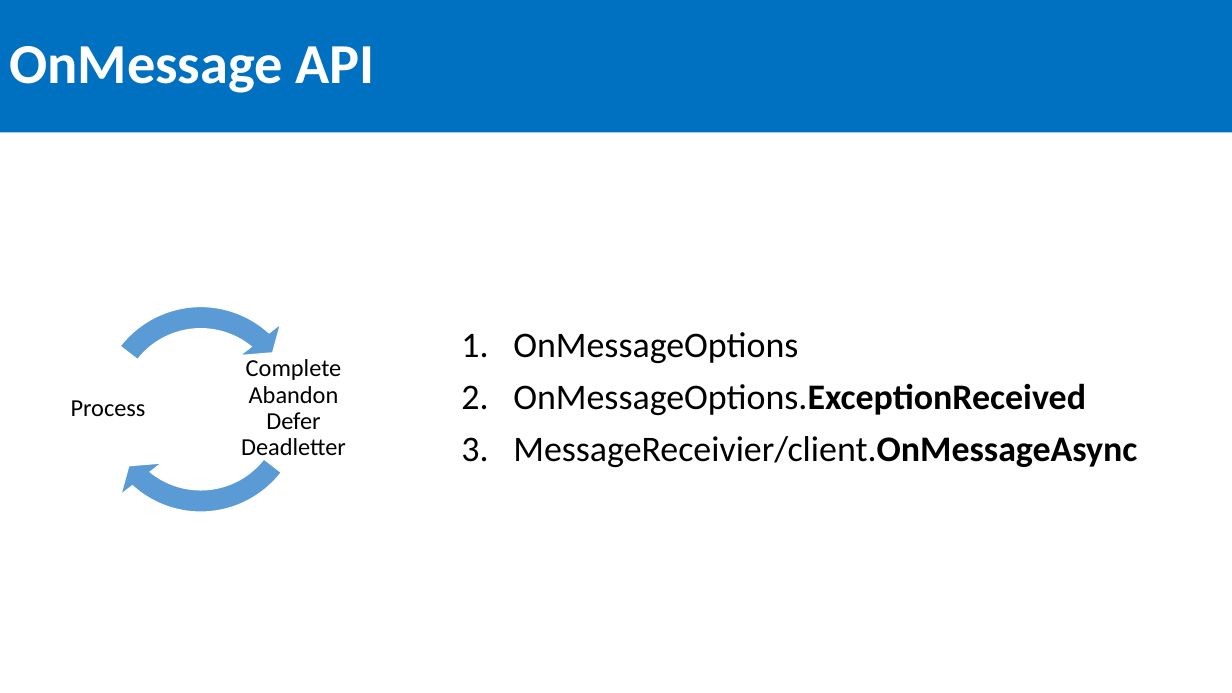
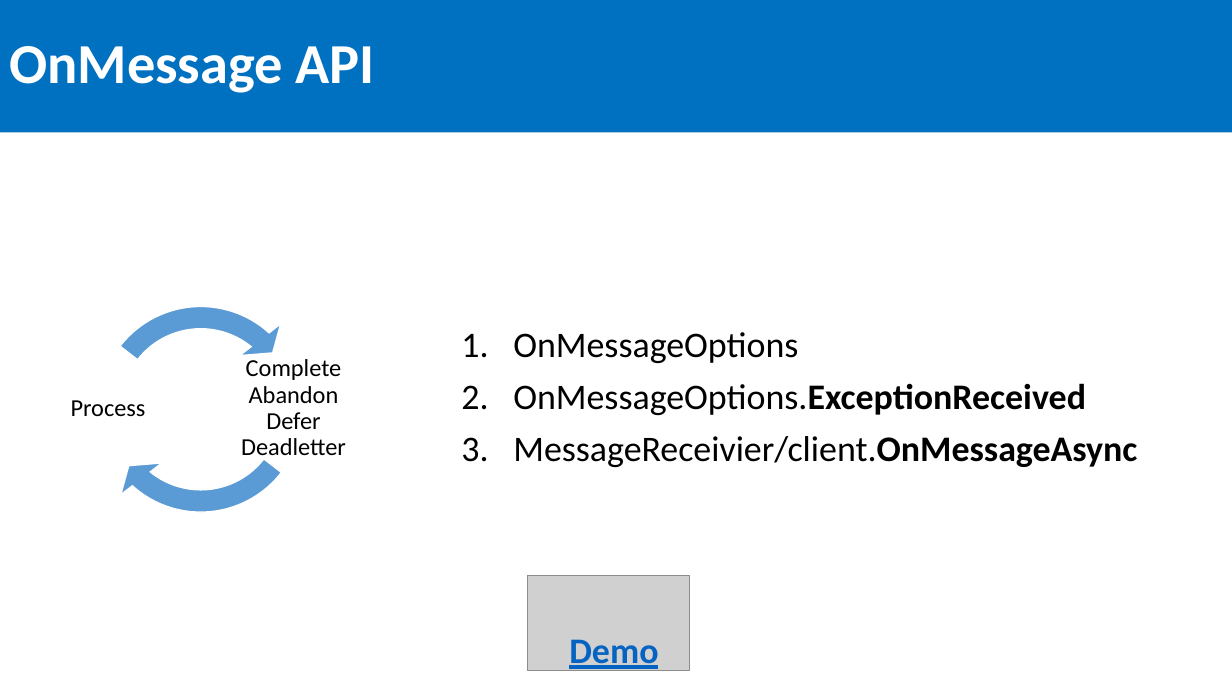
Before and after one commit to SeanFeldman/ASB-DotNet-YYC, a slide deck: slide 17 of Azure Service Bus Calgary .NET usergroup 2016-03-24.pptx (slide 19 before the commit). Drawn at 1232x693 pixels with LibreOffice and Linux fonts; fonts in the diff are those of the drawing; grey boxes stand for pictures. Boxes give left, top, right and bottom in pixels: in the first picture for what was removed or moved away, otherwise in the second. Text is boxed around its words. In the diff, an @@ line names an element or a change of style, - is before the commit and + after.

```diff
--- a/Azure Service Bus Calgary .NET usergroup 2016-03-24.pptx
+++ b/Azure Service Bus Calgary .NET usergroup 2016-03-24.pptx
@@ picture added at (x1=528, y1=575, x2=690, y2=670) @@
@@ text added at (x1=569, y1=639, x2=658, y2=672), 28 pt, text #0563C1, bold, underline @@
+Demo
```
Also in this commit, not shown: 1 other slide changed, 2 slides removed.
